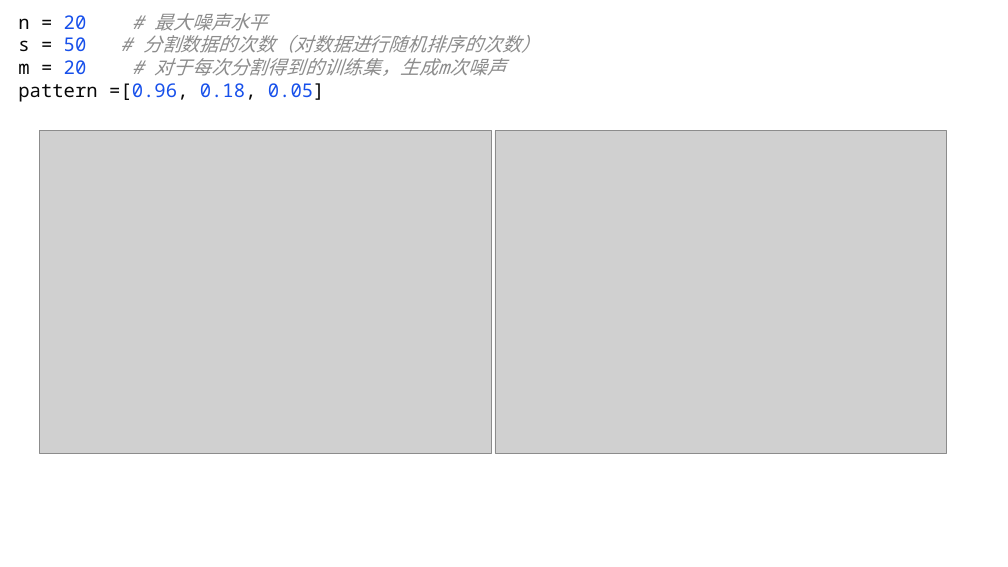
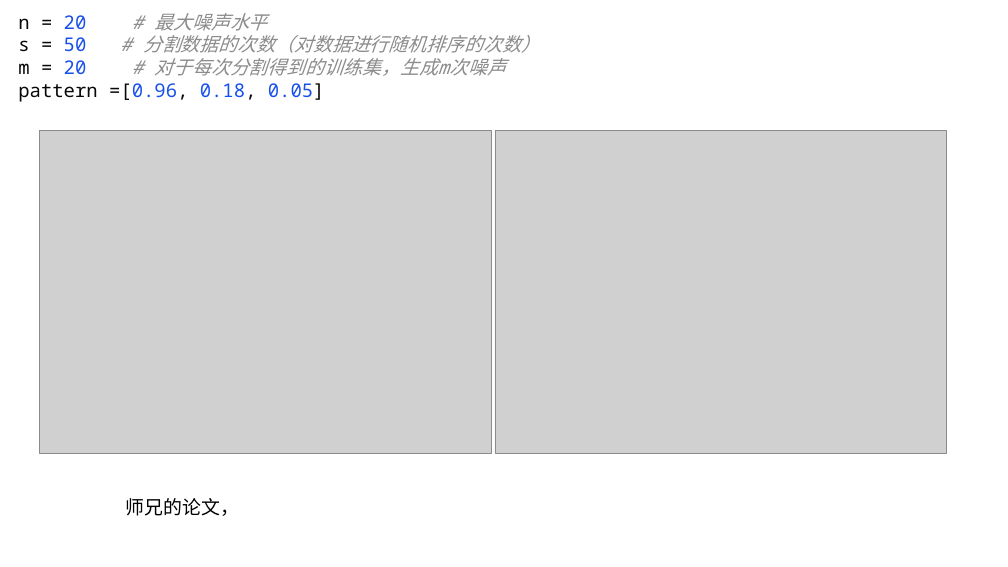
Before and after one commit to lucking666/sys, a slide deck: slide 3 of sycode/国庆后的修改图片/国庆之后的修改结构.pptx. Drawn at 1008x567 pixels with LibreOffice and Linux fonts; fonts in the diff are those of the drawing; grey boxes stand for pictures. Boxes give left, top, right and bottom in pixels: in the first picture for what was removed or moved away, otherwise in the second. Text is boxed around its words. In the diff, an @@ line names an element or a change of style, - is before the commit and + after.

```diff
--- a/sycode/国庆后的修改图片/国庆之后的修改结构.pptx
+++ b/sycode/国庆后的修改图片/国庆之后的修改结构.pptx
@@ text added at <box>126,498,239,516</box>, 18 pt, text #000000 @@
+师兄的论文，
```
Also in this commit, not shown: 33 other files.
